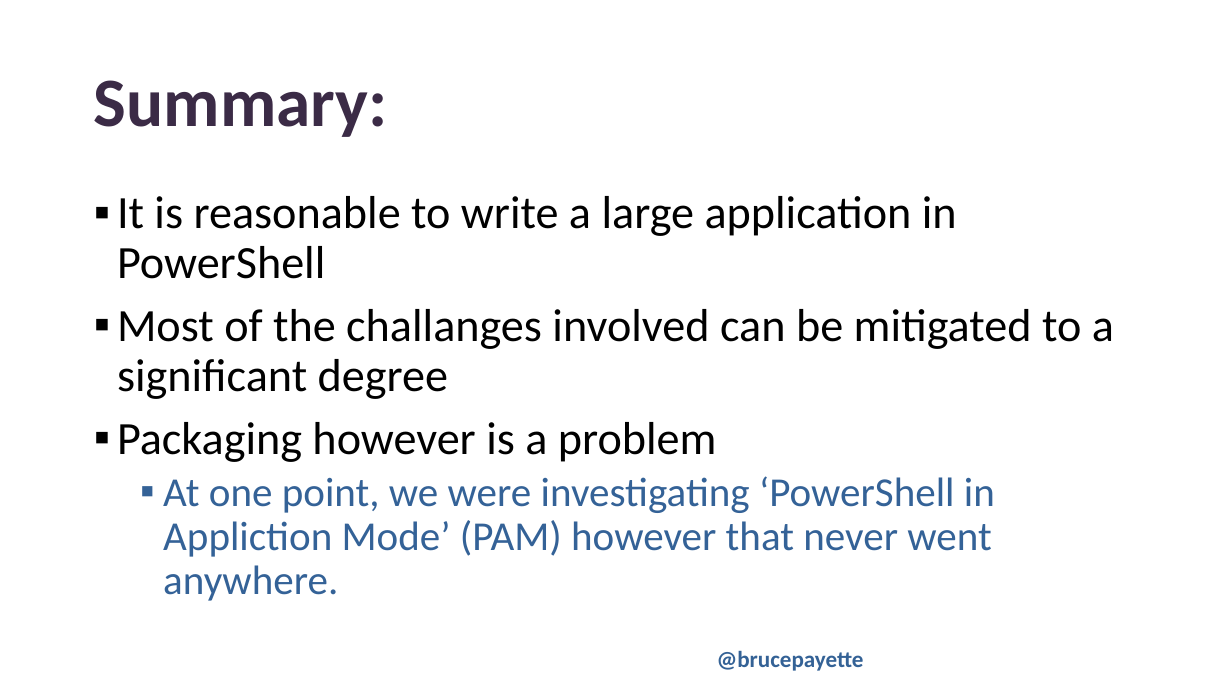
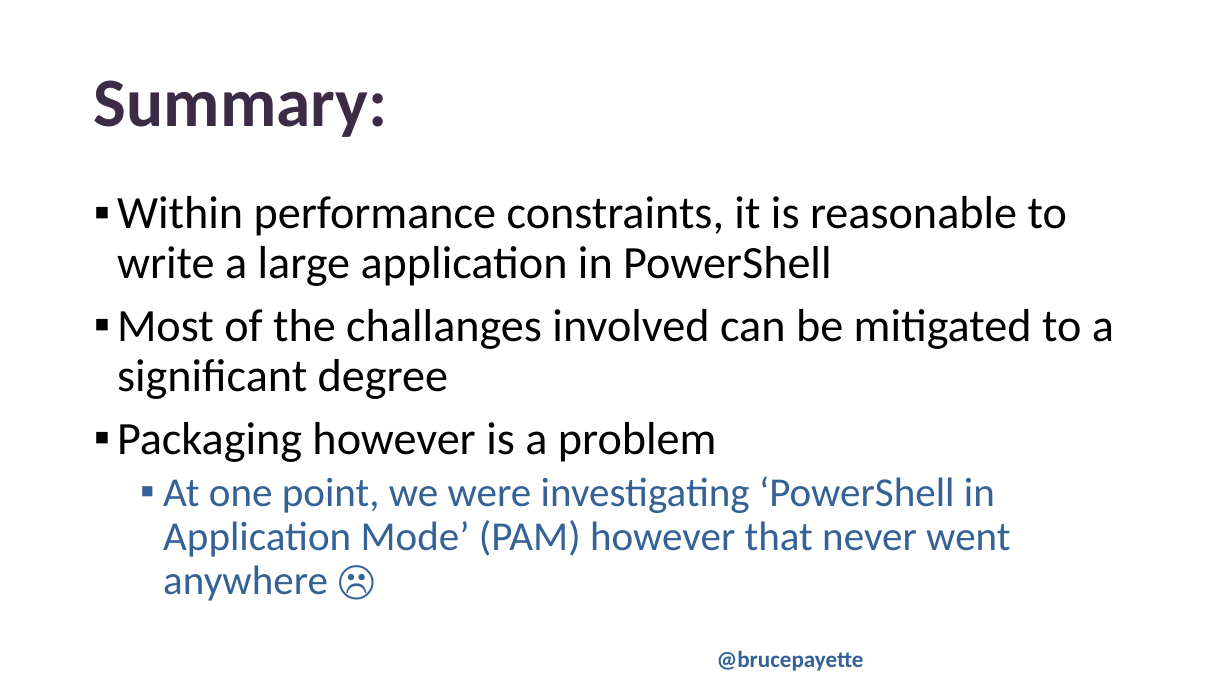
Before and after one commit to BrucePay/TinyLang, a slide deck: slide 18 of PSCONFEU23_payette_tiny.pptx (slide 17 before the commit). Drawn at 1232x693 pixels with LibreOffice and Linux fonts; fonts in the diff are those of the drawing; background and template pictures are left out. Boxes give left, top, right and bottom in pixels: in the first picture for what was removed or moved away, otherwise in the second. Text is boxed around its words. In the diff, an @@ line names an element or a change of style, - is before the commit and + after.

```diff
--- a/PSCONFEU23_payette_tiny.pptx
+++ b/PSCONFEU23_payette_tiny.pptx
@@ text at bbox=[117, 196, 1067, 286]: text changed @@
-▪ It is reasonable to write a large application in PowerShell
+▪ Within performance constraints, it is reasonable to write a large application in PowerShell
@@ text at bbox=[163, 476, 1010, 601]: text changed @@
-  ▪ At one point, we were investigating ‘PowerShell in Appliction Mode’ (PAM) however that never went anywhere.
+  ▪ At one point, we were investigating ‘PowerShell in Application Mode’ (PAM) however that never went anywhere ☹
```
Also in this commit, not shown: 4 other slides changed, 1 slide added, 2 other files.
